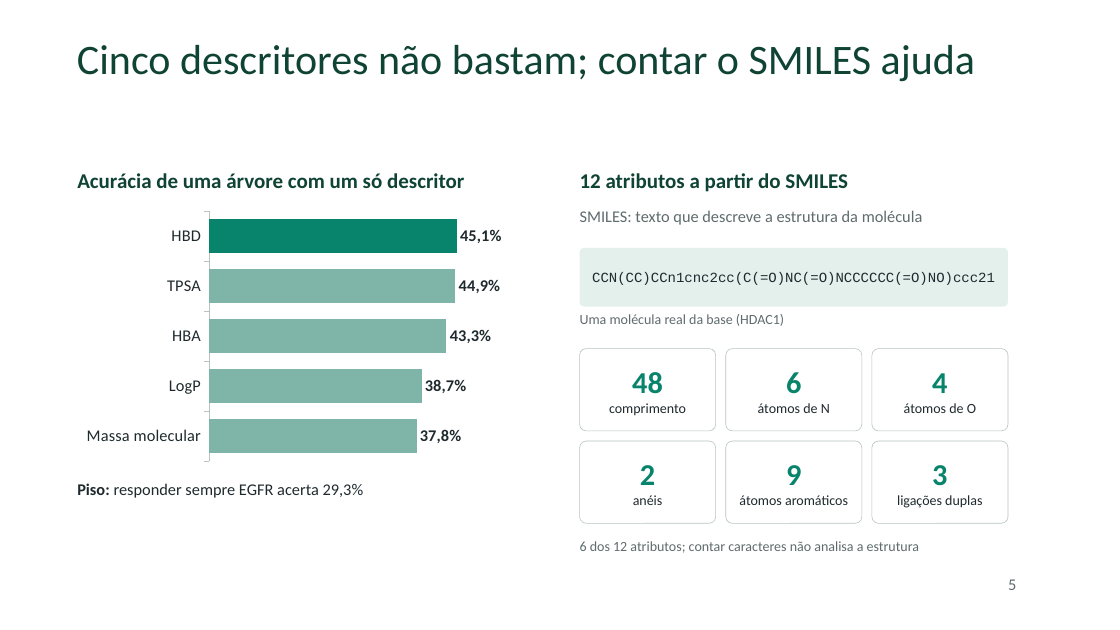
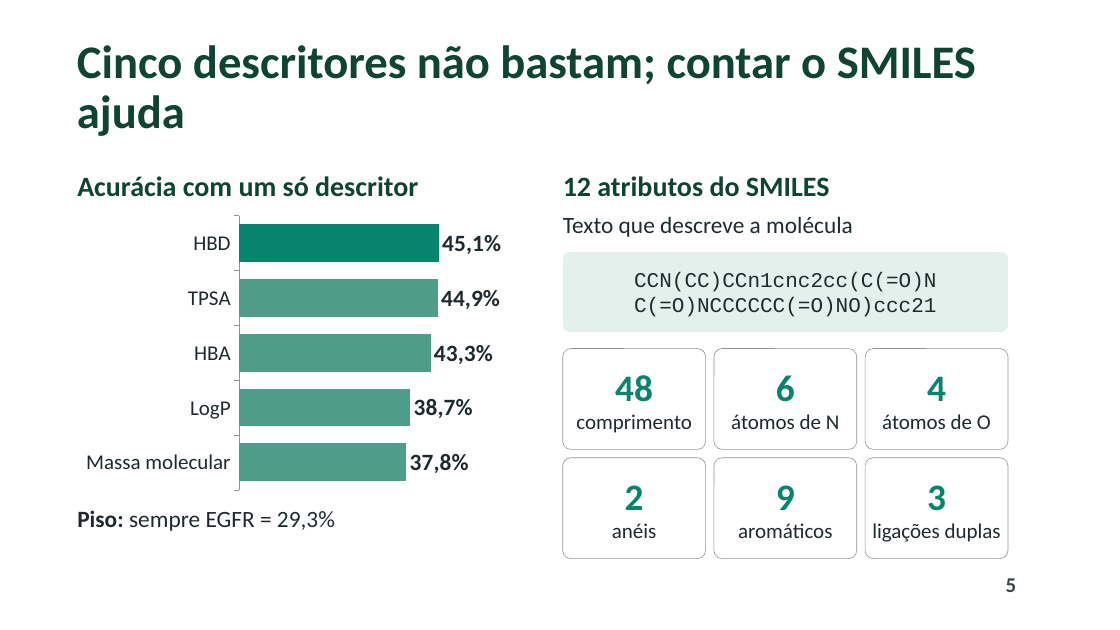
Before and after one commit to pumba-dev/machine-learning-practice, a slide deck: slide 5 of slides/apresentacao.pptx. Drawn at 1120x630 pixels with LibreOffice and Linux fonts; fonts in the diff are those of the drawing; background and template pictures are left out. Boxes give left, top, right and bottom in pixels: in the first picture for what was removed or moved away, otherwise in the second. Text is boxed around its words. In the diff, an @@ line names an element or a change of style, - is before the commit and + after.

```diff
--- a/slides/apresentacao.pptx
+++ b/slides/apresentacao.pptx
@@ title "Cinco descritores não bastam; contar ..." at [77, 45, 976, 136]: size 36 to 40 pt, bold on @@
@@ text at [77, 176, 418, 197]: text changed; size 18 to 24 pt @@
-Acurácia de uma árvore com um só descritor
+Acurácia com um só descritor
@@ text at [563, 176, 830, 197]: text changed; size 18 to 24 pt @@
-12 atributos a partir do SMILES
+12 atributos do SMILES
@@ bar chart at [77, 210, 523, 496] @@
@@ colours of single points changed @@
@@ category axis changed @@
@@ value axis changed @@
@@ lettering changed @@
@@ bar chart: place and size @@
-bar chart at [77, 206, 548, 466]
+bar chart at [77, 210, 523, 496]
@@ text at [563, 216, 853, 237]: text changed; size 14 to 20 pt; text colour #5F6B6D to #1F2A2E @@
-SMILES: texto que descreve a estrutura da molécula
+Texto que descreve a molécula
@@ rounded rectangle "CCN(CC)CCn1cnc2cc(C(=O)N": place and size @@
-rounded rectangle "CCN(CC)CCn1cnc2cc(C(=O)N" at [580, 248, 1008, 307]
+rounded rectangle "CCN(CC)CCn1cnc2cc(C(=O)N" at [563, 252, 1008, 332]
@@ text in rounded rectangle at [634, 272, 936, 317]: text changed; size 12 to 18 pt @@
-CCN(CC)CCn1cnc2cc(C(=O)NC(=O)NCCCCCC(=O)NO)ccc21
+CCN(CC)CCn1cnc2cc(C(=O)N
+C(=O)NCCCCCC(=O)NO)ccc21
@@ text removed at [580, 314, 784, 326] @@
-Uma molécula real da base (HDAC1)
@@ rounded rectangle "48": place and size @@
-rounded rectangle "48" at [580, 349, 716, 431]
+rounded rectangle "48" at [563, 349, 706, 450]
@@ rounded rectangle "48" at [563, 349, 706, 450]: size 26 to 32 pt in "48"; size 12 to 18 pt in "comprimento"; outline #B7C4C1 0.5 pt to #8A9795 0.5 pt @@
@@ rounded rectangle "6": place and size @@
-rounded rectangle "6" at [726, 349, 862, 431]
+rounded rectangle "6" at [714, 349, 857, 450]
@@ rounded rectangle "6" at [714, 349, 857, 450]: size 26 to 32 pt in "6"; size 12 to 18 pt; outline #B7C4C1 0.5 pt to #8A9795 0.5 pt @@
@@ rounded rectangle "4": place and size @@
-rounded rectangle "4" at [872, 349, 1008, 431]
+rounded rectangle "4" at [865, 349, 1008, 450]
@@ rounded rectangle "4" at [865, 349, 1008, 450]: size 26 to 32 pt in "4"; size 12 to 18 pt; outline #B7C4C1 0.5 pt to #8A9795 0.5 pt @@
@@ rounded rectangle "2": place and size @@
-rounded rectangle "2" at [580, 441, 716, 523]
+rounded rectangle "2" at [563, 458, 706, 559]
@@ rounded rectangle "2" at [563, 458, 706, 559]: size 26 to 32 pt in "2"; size 12 to 18 pt in "anéis"; outline #B7C4C1 0.5 pt to #8A9795 0.5 pt @@
@@ rounded rectangle "9": place and size @@
-rounded rectangle "9" at [726, 441, 862, 523]
+rounded rectangle "9" at [714, 458, 857, 559]
@@ rounded rectangle "9" at [714, 458, 857, 559]: outline #B7C4C1 0.5 pt to #8A9795 0.5 pt @@
@@ rounded rectangle "3": place and size @@
-rounded rectangle "3" at [872, 441, 1008, 523]
+rounded rectangle "3" at [865, 458, 1008, 559]
@@ rounded rectangle "3" at [865, 458, 1008, 559]: size 26 to 32 pt in "3"; size 12 to 18 pt; outline #B7C4C1 0.5 pt to #8A9795 0.5 pt @@
@@ text in rounded rectangle at [776, 485, 795, 510]: size 26 to 32 pt in "9" @@
@@ text at [77, 510, 335, 531]: text changed; size 14 to 20 pt @@
-Piso: responder sempre EGFR acerta 29,3%
+Piso: sempre EGFR = 29,3%
@@ text in rounded rectangle at [738, 523, 832, 538]: text changed; size 12 to 18 pt @@
-átomos aromáticos
+aromáticos
@@ text removed at [580, 541, 919, 553] @@
-6 dos 12 atributos; contar caracteres não analisa a estrutura
@@ page number at [1006, 578, 1017, 592]: size 14 to 18 pt, text colour #5F6B6D to #3C4649, bold on @@
```
Also in this commit, not shown: 9 other slides changed, 4 other files.
